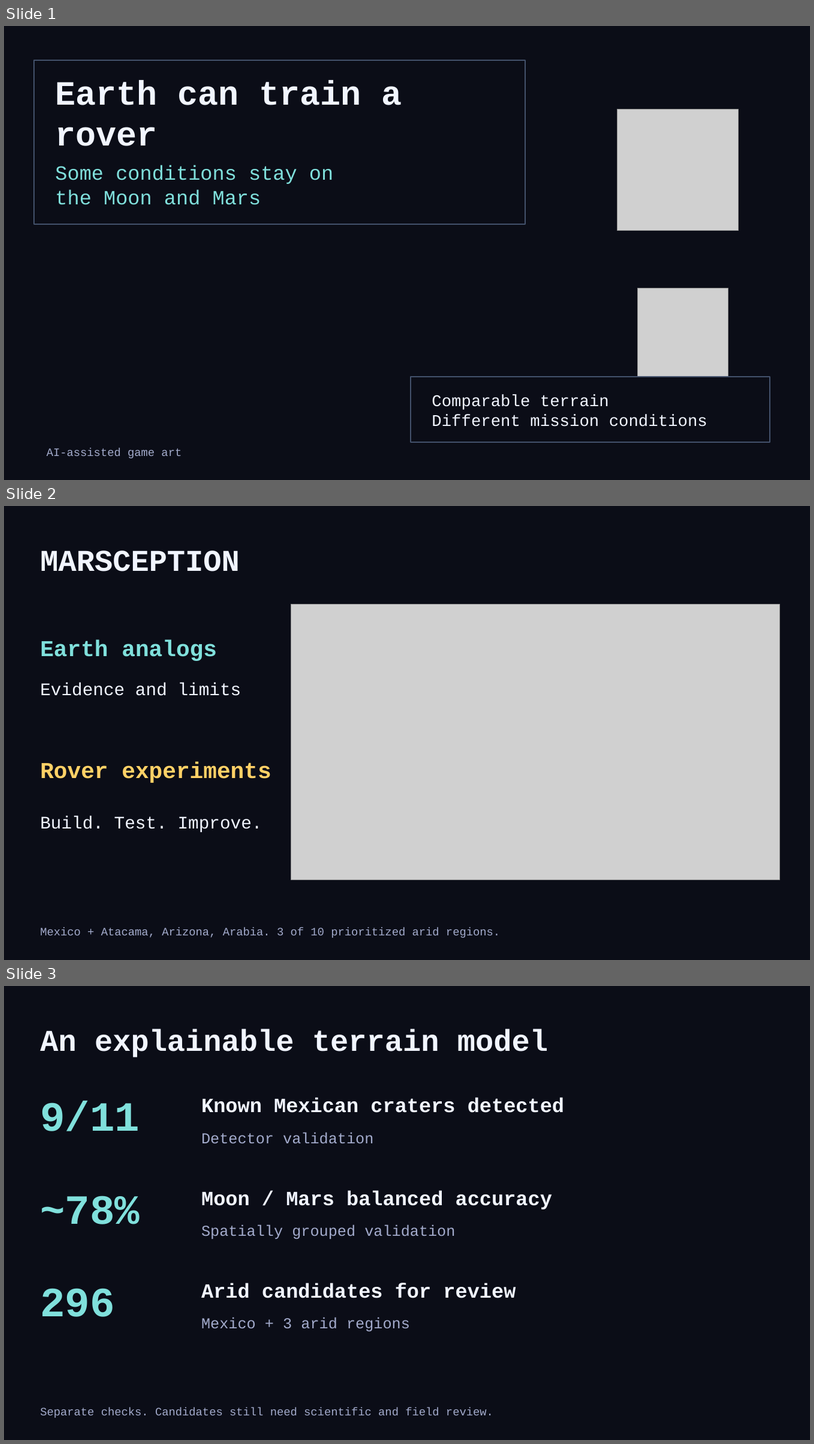
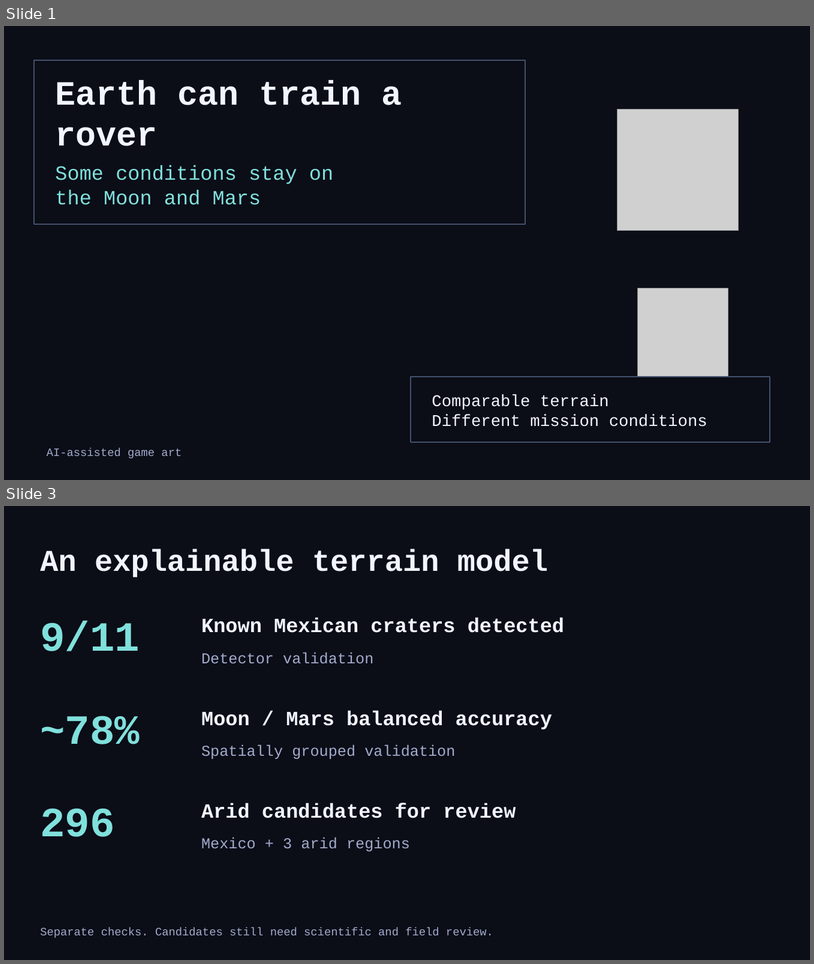
Before and after one commit to Niettzche/spaceapps-2026, a slide deck: docs/media/marsception_slides.pptx. Shown one above the other, each under a label of ours: slides 1, 2 and 3 before the commit, slides 1 and 3 after it; the slides between them are not shown. The pictures are 814x1444 and 814x964 pixels, drawn with LibreOffice and Linux fonts; fonts in the diff are those of the drawing; grey boxes stand for pictures; background and template pictures are left out. Boxes give left, top, right and bottom in pixels: in the first picture for what was removed or moved away, otherwise in the second. Text is boxed around its words. In the diff, an @@ line names an element or a change of style, - is before the commit and + after.

```diff
--- a/docs/media/marsception_slides.pptx
+++ b/docs/media/marsception_slides.pptx
@@ slide 2 removed at <box>4,506,810,960</box>, background #0B0D17 @@
@@ text removed at <box>40,550,240,571</box> @@
-MARSCEPTION
@@ picture removed at <box>291,604,780,879</box> @@
@@ text removed at <box>40,640,217,661</box> @@
-Earth analogs
@@ text removed at <box>40,682,242,696</box> @@
-Evidence and limits
@@ text removed at <box>40,762,271,783</box> @@
-Rover experiments
@@ text removed at <box>40,816,263,832</box> @@
-Build. Test. Improve.
@@ text removed at <box>40,927,500,937</box> @@
-Mexico + Atacama, Arizona, Arabia. 3 of 10 prioritized arid regions.
```
Also in this commit, not shown: 2 slides changed, 1 slide added, 13 other files.
